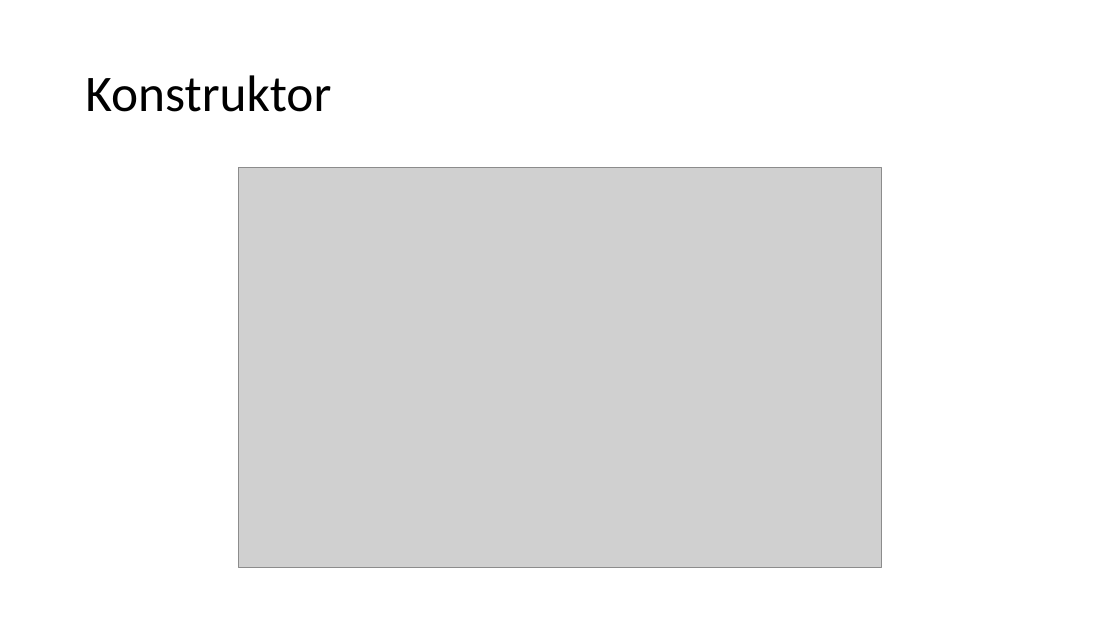
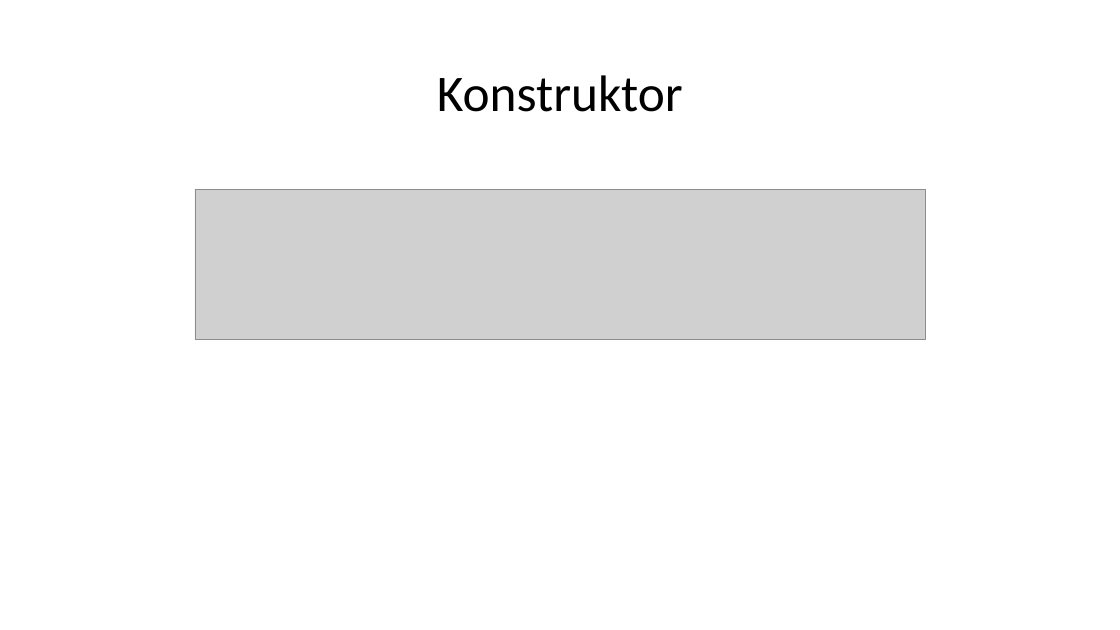
Before and after one commit to oskop123/Trading_Bot, a slide deck: slide 14 of presentation/JPWP.pptx (slide 13 before the commit). Drawn at 1120x630 pixels with LibreOffice and Linux fonts; fonts in the diff are those of the drawing; grey boxes stand for pictures. Boxes give left, top, right and bottom in pixels: in the first picture for what was removed or moved away, otherwise in the second. Text is boxed around its words. In the diff, an @@ line names an element or a change of style, - is before the commit and + after.

```diff
--- a/presentation/JPWP.pptx
+++ b/presentation/JPWP.pptx
@@ title "Konstruktor" at (x1=437, y1=75, x2=683, y2=112): alignment left to centre @@
@@ picture removed at (x1=239, y1=168, x2=882, y2=568) @@
@@ picture added at (x1=195, y1=189, x2=925, y2=340) @@
```
Also in this commit, not shown: 2 other slides changed, 12 slides added, 18 slides removed.
